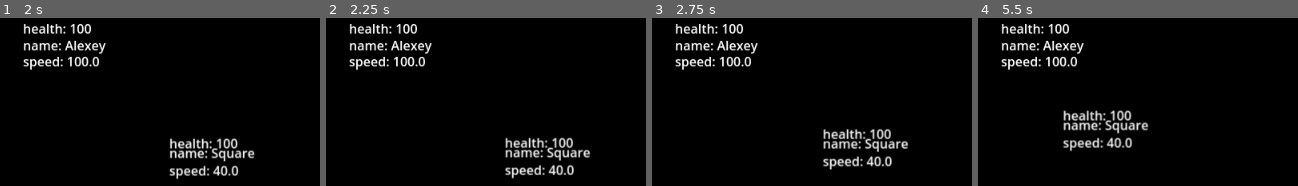
Above: before the commit, frames 1-4 (left to right).
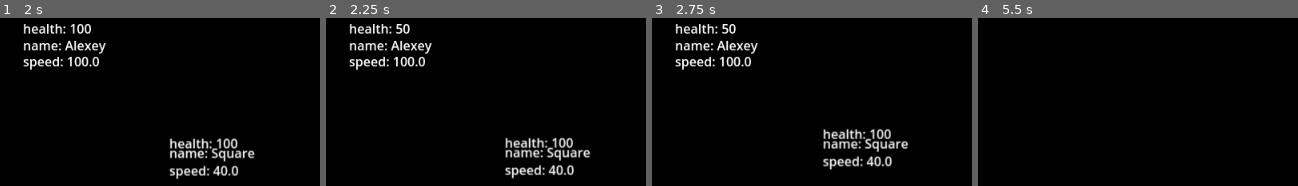
Above: after the commit, the same moments.

Repository: xxxxx-community/TheAihopGG-godot-wild-jam-80
Game: Godot game, scene res://scenes/objects/world/world.tscn
Two runs of this game, one before a commit and one after it. Both use one fixed random seed, a clock stepped at 60 frames per second and the inputs below.
Inputs (mouse positions are in pixels of both pictures, inside the frame that each line leads up to):
- Up to frame 1 (2 s): move the mouse to (outside the picture) at 0.52 s; hold Up (move_up) from 0.53 s (still down); click (outside the picture) at 0.6 s; move the mouse to (278, 155) at 1.27 s; tap 1 (select_weapon_1) at 1.35 s; click (278, 155) at 1.55 s
- Up to frame 2 (2.25 s): move the mouse to (outside the picture) at 2.02 s; release Up (move_up) at 2.03 s; hold A (move_left) from 2.03 s (still down); tap 2 (select_weapon_2) at 2.1 s
- Up to frame 3 (2.75 s): keep holding A (move_left); click (outside the picture) at 2.3 s
- Up to frame 4 (5.5 s): move the mouse to (1058, 83) at 2.77 s; tap 3 (select_weapon_3) at 2.85 s; click (1058, 83) at 3.05 s; move the mouse to (outside the picture) at 3.52 s; release A (move_left) at 3.53 s; hold Down (move_down) 3.53-4.28 s; click (outside the picture) at 3.6 s; move the mouse to (1192, 60) at 4.27 s; hold D (move_right) 4.28-5.03 s; click (1192, 60) at 4.35 s; move the mouse to (outside the picture) at 5.02 s; hold Up (move_up) from 5.03 s (still down); tap 1 (select_weapon_1) at 5.1 s; click (outside the picture) at 5.3 s

Frame 1 is identical in both runs. In frame 2, 0.2% of the frame differs, in the area x 21-29%, y 3-10%; in frame 3, 0.2%; in frame 4, 5.2%, in the area x 7-54%, y 3-80%.
Error after the commit: Invalid access to property or key 'global_position' on a base object of type 'previously freed'. (res://scenes/characters/enemies/square_enemy/square_enemy.gd:…

Commit message:
fix: shooting

Diff:
--- a/scenes/characters/enemies/square_enemy/square_enemy.gd
+++ b/scenes/characters/enemies/square_enemy/square_enemy.gd
@@ -14,4 +14,4 @@
 	super._process(delta)
 
 func _on_shoot_timer_timeout() -> void:
-	square_enemy_weapon._shoot(default_target.global_position, ["player"])
+	square_enemy_weapon._shoot((default_target.global_position - global_position).normalized(), ["player"])
